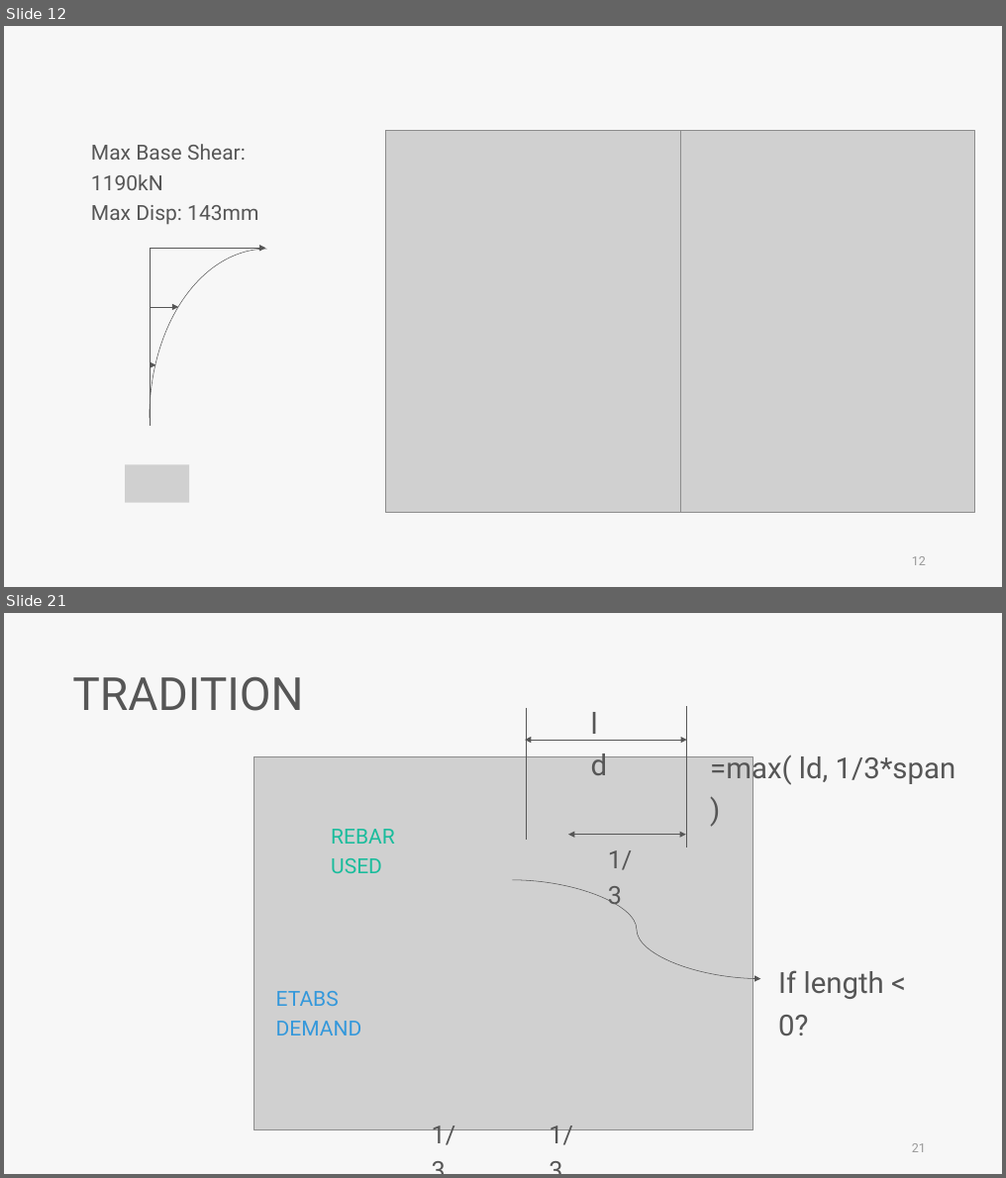
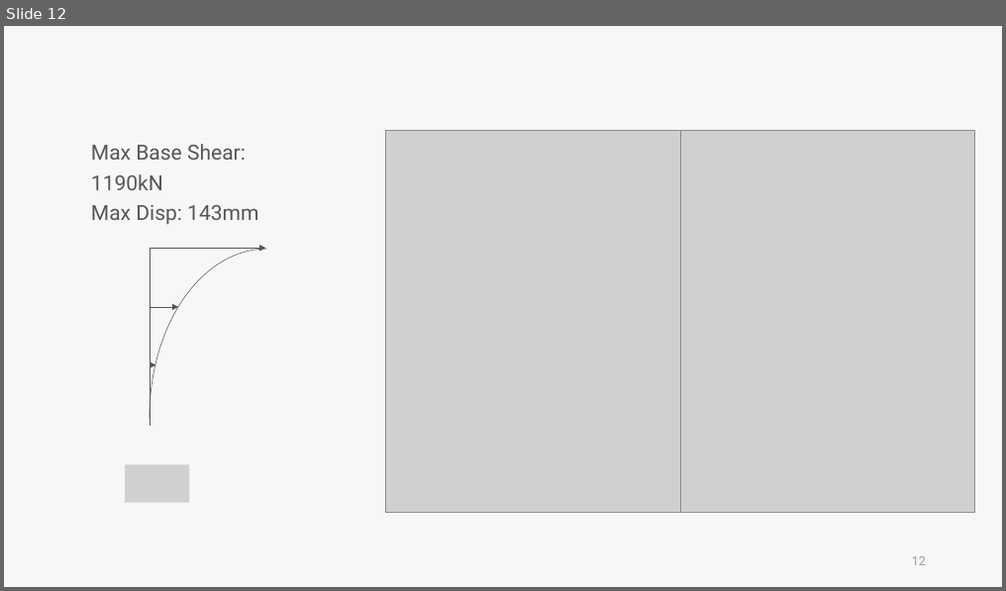
Before and after one commit to skyran1278/VbaProject, a slide deck: 20180126_SmartCut/Meeting/20181221 Meeting/20181221 Meeting mac.pptx. Shown one above the other, each under a label of ours: slides 12 and 21 before the commit, slide 12 after it; the slides between them are not shown. The pictures are 1006x1178 and 1006x591 pixels, drawn with LibreOffice and Linux fonts; fonts in the diff are those of the drawing; grey boxes stand for pictures. Boxes give left, top, right and bottom in pixels: in the first picture for what was removed or moved away, otherwise in the second. Text is boxed around its words. In the diff, an @@ line names an element or a change of style, - is before the commit and + after.

```diff
--- a/20180126_SmartCut/Meeting/20181221 Meeting/20181221 Meeting mac.pptx
+++ b/20180126_SmartCut/Meeting/20181221 Meeting/20181221 Meeting mac.pptx
@@ slide 21 removed at [4,613,1002,1174], background #F7F7F7 @@
@@ text removed at [72,676,303,711] @@
-TRADITION
@@ text removed at [591,694,621,740] @@
-ld
@@ line removed from (526, 707) to (526, 840) @@
@@ line removed from (686, 707) to (686, 848) @@
@@ picture removed at [253,758,752,1131] @@
@@ double arrow removed from (525, 740) to (687, 740) @@
@@ text removed at [710,756,956,785] @@
-=max( ld, 1/3*span )
@@ text removed at [331,829,395,873] @@
-REBAR USED
@@ double arrow removed from (686, 835) to (568, 835) @@
@@ text removed at [608,851,633,908] @@
-1/3
@@ curved arrow removed from (512, 880) to (761, 979) @@
@@ text removed at [276,991,362,1036] @@
-ETABS DEMAND
@@ text removed at [778,970,884,1037] @@
-If length < 0?
@@ text removed at [432,1125,456,1146] @@
-1/3
@@ text removed at [548,1126,573,1146] @@
-1/3
@@ page number removed at [912,1144,926,1153] @@
-21
```
Also in this commit, not shown: 4 slides changed, 6 slides added, 26 other slides removed, 2 other files.
